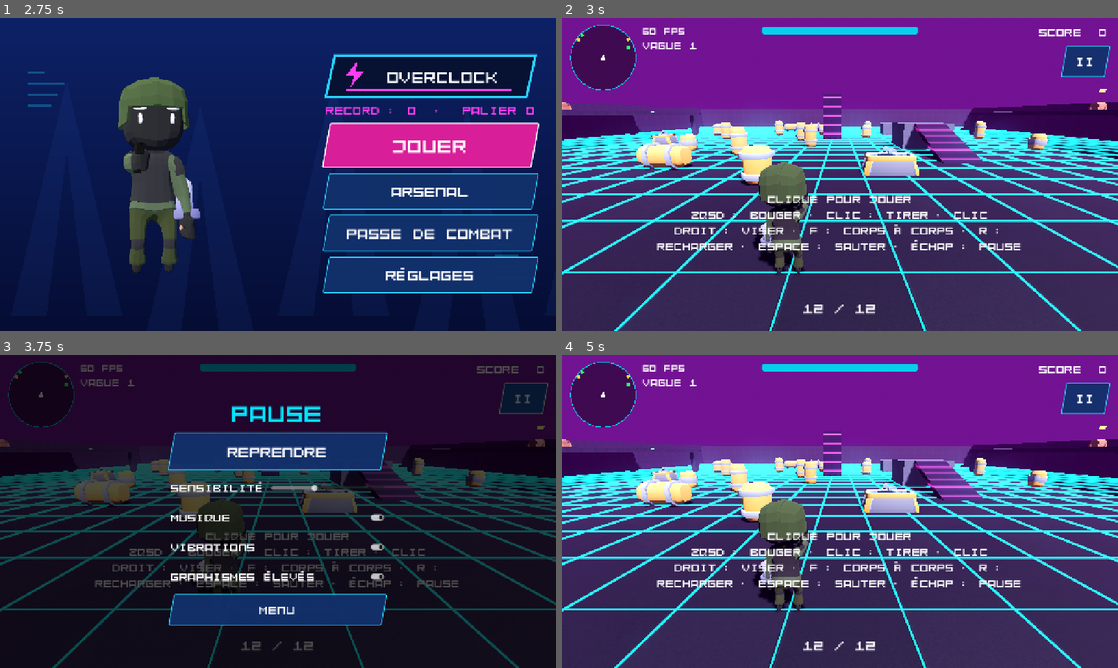
Above: before the commit, frames 1-4 (two rows, left to right).
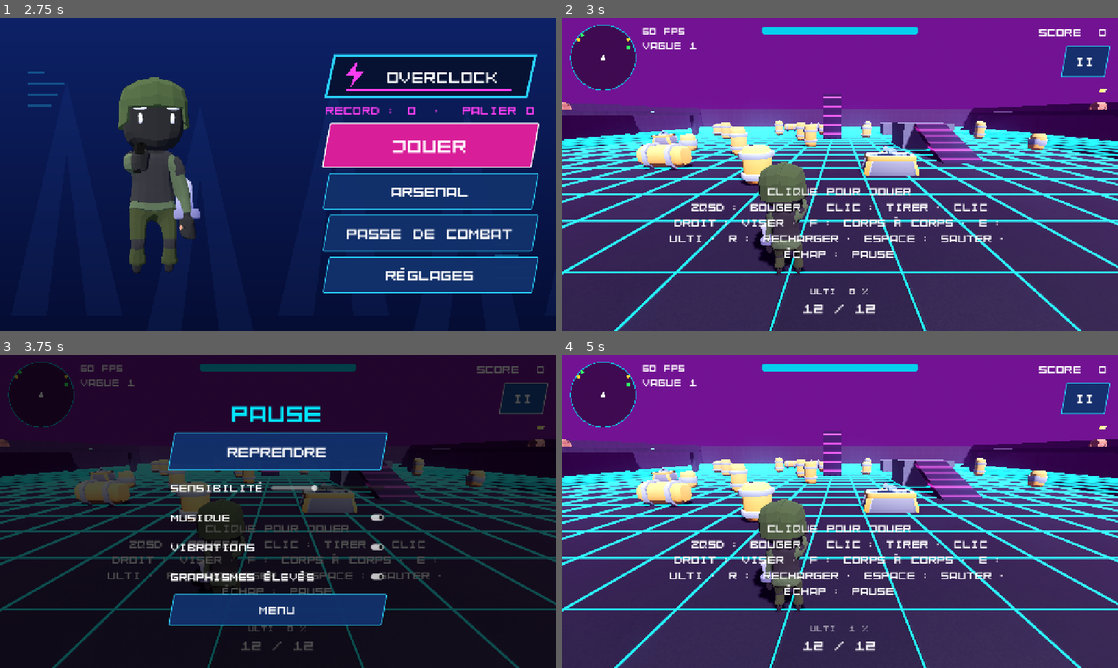
Above: after the commit, the same moments.

Repository: mariusortiz/overclock
Game: Godot game, scene res://scenes/loading.tscn
Same seed, same stepped clock (60 frames per second), same inputs: the game is played once before the commit and once after it.
Inputs (mouse positions are in pixels of both pictures, inside the frame that each line leads up to):
- Up to frame 1 (2.75 s): tap Enter at 0.5, 2 s; move the mouse to (400, 158) at 0.52 s; hold D (move_right) 0.53-1.25 s; tap F (melee) at 0.6, 2.1 s; click (400, 158) at 0.67 s; tap Space (jump) at 0.77, 1.25 s; tap E (ultimate, bound only after the commit) at 0.8, 2.3 s; drag from (166, 190) to (250, 237) at 1.27 s; move the mouse to (333, 105) at 2.02 s; hold D (move_right) from 2.03 s (still down)
- Up to frame 2 (3 s): release D (move_right) at 2.75 s; click "JOUER" at 2.75 s
- Up to frame 3 (3.75 s): click "II" at 3.5 s
- Up to frame 4 (5 s): click "REPRENDRE" at 4.25 s

Frame 1 is identical in both runs. In frame 2, 4.6% of the frame differs, in the area x 17-83%, y 54-89%; in frame 3, 3.4%; in frame 4, 4.6%.

Commit message:
Add one ultimate per character, with a charge gauge and an ULTI button
Co-Authored-By: Claude Fable 5.2 <noreply@anthropic.com>
Claude-Session: https://claude.ai/code/session_01TMrhLU8C9hMQ3DU14F1G1z

Diff:
--- a/project.godot
+++ b/project.godot
@@ -63,6 +63,10 @@
 "deadzone": 0.2,
 "events": [Object(InputEventKey,"resource_local_to_scene":false,"resource_name":"","device":-1,"window_id":0,"alt_press …(191 unchanged characters)…
 }
+ultimate={
+"deadzone": 0.2,
+"events": [Object(InputEventKey,"resource_local_to_scene":false,"resource_name":"","device":-1,"window_id":0,"alt_pressed":false,"shift_pressed":false,"ctrl_pressed":false,"meta_pressed":false,"pressed":false,"keycode":0,"physical_keycode":69,"key_label":0,"unicode":0,"location":0,"echo":false,"script":null)]
+}
 aim={
 "deadzone": 0.2,
 "events": []
--- a/scenes/armory.tscn
+++ b/scenes/armory.tscn
@@ -80,6 +80,7 @@
 theme_override_font_sizes/font_size = 32
 
 [node name="Status" type="Label" parent="Right/Box/Detail/Box"]
+autowrap_mode = 3
 theme_override_colors/font_color = Color(1, 0.24, 0.95, 1)
 theme_override_font_sizes/font_size = 20
 
--- a/scenes/hud.tscn
+++ b/scenes/hud.tscn
@@ -120,7 +120,7 @@
 grow_vertical = 2
 theme_override_font_sizes/font_size = 26
 text = "Clique pour jouer
-ZQSD : bouger · Clic : tirer · Clic droit : viser · F : corps à corps · R : recharger · Espace : sauter · Échap : pause"
+ZQSD : bouger · Clic : tirer · Clic droit : viser · F : corps à corps · E : ulti · R : recharger · Espace : sauter · Échap : pause"
 horizontal_alignment = 1
 vertical_alignment = 1
 autowrap_mode = 3
@@ -160,6 +160,22 @@
 theme_override_font_sizes/font_size = 26
 text = "SCORE  0"
 horizontal_alignment = 2
+
+[node name="UltimateLabel" type="Label" parent="."]
+anchors_preset = 7
+anchor_left = 0.5
+anchor_top = 1.0
+anchor_right = 0.5
+anchor_bottom = 1.0
+offset_left = -200.0
+offset_top = -104.0
+offset_right = 200.0
+offset_bottom = -76.0
+grow_horizontal = 2
+grow_vertical = 0
+theme_override_font_sizes/font_size = 20
+text = "ULTI  0 %"
+horizontal_alignment = 1
 
 [node name="AmmoLabel" type="Label" parent="."]
 anchors_preset = 7
--- a/scripts/armory.gd
+++ b/scripts/armory.gd
@@ -102,6 +102,9 @@
 		_detail_status.text = Loadout.unlock_text(_viewed)
 	else:
 		_detail_status.text = "Équipé"
+	if _viewed.has("ulti"):
+		var ulti: Dictionary = Ultimate.INFO[_viewed.ulti]
+		_detail_status.text += "\nULTI · %s : %s" % [ulti.name, ulti.text]
 	for bar in _detail_stats.get_children():
 		_detail_stats.remove_child(bar)
 		bar.queue_free()
--- a/scripts/boss.gd
+++ b/scripts/boss.gd
@@ -70,6 +70,11 @@
 
 
 ## Bosses are too heavy to be pushed around.
+## Bosses shake off a stun faster.
+func stun(seconds: float) -> void:
+	super(seconds * 0.4)
+
+
 func knockback(_direction: Vector3, _strength: float) -> void:
 	pass
 
--- /dev/null
+++ b/scripts/clone.gd
@@ -0,0 +1,72 @@
+class_name Clone
+extends Node3D
+## Glowing copy of the player's character (the ninja's ultimate). It stays at
+## the player's side and shoots the nearest enemy, then vanishes.
+
+const LIFETIME := 12.0
+const FIRE_INTERVAL := 0.35
+const RANGE := 25.0
+const DAMAGE := 1
+const FOLLOW_SPEED := 4.0
+const COLOR := Color(0.35, 0.9, 1.0)
+
+var player: Player
+## Where it stands, relative to the player.
+var offset := Vector3.ZERO
+
+var _age := 0.0
+var _cooldown := 0.0
+var _model: CharacterModel
+
+
+func _ready() -> void:
+	add_to_group("transient")
+	_model = Loadout.instantiate_character(Loadout.selected_character())
+	add_child(_model)
+	_model.tint(COLOR, 0.8)
+	_puff()
+
+
+func _physics_process(delta: float) -> void:
+	_age += delta
+	if _age >= LIFETIME or player.health <= 0:
+		_puff()
+		queue_free()
+		return
+
+	var goal := player.global_position + player.global_basis * offset
+	var step := global_position.lerp(goal, minf(FOLLOW_SPEED * delta, 1.0)) - global_position
+	global_position += step
+	if step.length() > 0.02:
+		_model.play(&"walk", false, Player.WALK_ANIMATION_SPEED)
+	else:
+		_model.play(&"aim")
+
+	var target := _nearest_enemy()
+	if target == null:
+		rotation.y = player.rotation.y
+		return
+	var to_target := target.global_position - global_position
+	rotation.y = atan2(-to_target.x, -to_target.z)
+	_cooldown -= delta
+	if _cooldown <= 0.0:
+		_cooldown = FIRE_INTERVAL
+		var aim: Vector3 = target.get_aim_position()
+		Effects.tracer(get_tree().current_scene, global_position + Vector3.UP * 1.2, aim, COLOR)
+		player.weapon.tag_kill(target)
+		target.take_damage(DAMAGE)
+
+
+func _nearest_enemy() -> Node3D:
+	var nearest: Node3D = null
+	var best := RANGE
+	for enemy: Node3D in get_tree().get_nodes_in_group("targets"):
+		var distance := global_position.distance_to(enemy.global_position)
+		if distance < best:
+			best = distance
+			nearest = enemy
+	return nearest
+
+
+func _puff() -> void:
+	Effects.burst(get_tree().current_scene, global_position + Vector3.UP, COLOR, 20)
--- a/scripts/effects.gd
+++ b/scripts/effects.gd
@@ -31,3 +31,23 @@
 	parent.add_child(particles)
 	particles.emitting = true
 	parent.get_tree().create_timer(2.5).timeout.connect(particles.queue_free)
+
+
+## A thin unshaded line from `from` to `to`, shown for a moment.
+static func tracer(parent: Node, from: Vector3, to: Vector3, color: Color) -> void:
+	if from.is_equal_approx(to):
+		return
+	var material := StandardMaterial3D.new()
+	material.shading_mode = BaseMaterial3D.SHADING_MODE_UNSHADED
+	material.albedo_color = color
+	var box := BoxMesh.new()
+	box.size = Vector3(0.05, 0.05, from.distance_to(to))
+	box.material = material
+	var line := MeshInstance3D.new()
+	line.mesh = box
+	parent.add_child(line)
+	# A vertical line cannot use the default up vector.
+	var direction := from.direction_to(to)
+	var up := Vector3.RIGHT if absf(direction.y) > 0.99 else Vector3.UP
+	line.look_at_from_position((from + to) * 0.5, to, up)
+	parent.get_tree().create_timer(0.12).timeout.connect(line.queue_free)
--- a/scripts/enemy.gd
+++ b/scripts/enemy.gd
@@ -57,6 +57,7 @@
 var _attack_animation := &"shoot"
 var _aim_animation := &"aim"
 var _stun_left := 0.0
+var _freeze_left := 0.0
 var _kill_style := &""
 var _kill_color := Color.WHITE
 var _tween: Tween
@@ -129,6 +130,11 @@
 	_stun_left = 0.35
 
 
+## Stops the enemy from moving and attacking for `seconds`.
+func stun(seconds: float) -> void:
+	_freeze_left = seconds
+
+
 ## Fire perk: takes `damage_per_tick` twice a second for a few seconds.
 func ignite(damage_per_tick: int) -> void:
 	_burn_left = BURN_DURATION
@@ -165,7 +171,8 @@
 
 	var wanted := Vector3.ZERO
 	var animation := &"idle"
-	if not _dead and _player and _player.health > 0:
+	_freeze_left -= delta
+	if not _dead and _freeze_left <= 0.0 and _player and _player.health > 0:
 		var to_player := _player.global_position - global_position
 		_face(to_player, delta)
 		var can_shoot := to_player.length() <= attack_range and _has_line_of_sight()
--- a/scripts/hud.gd
+++ b/scripts/hud.gd
@@ -9,6 +9,7 @@
 
 const BANNER_TIME := 2.5
 const FADE_TIME := 0.4
+const ULTIMATE_READY_COLOR := Color(1.0, 0.85, 0.2)
 
 var _is_touch := DisplayServer.is_touchscreen_available()
 var _game_over := false
@@ -26,6 +27,7 @@
 @onready var _wave_label: Label = $WaveLabel
 @onready var _score_label: Label = $ScoreLabel
 @onready var _ammo_label: Label = $AmmoLabel
+@onready var _ultimate_label: Label = $UltimateLabel
 @onready var _banner: Label = $Banner
 @onready var _game_over_screen: Control = $GameOver
 @onready var _end_title: Label = $GameOver/Center/Box/Title
@@ -96,6 +98,17 @@
 
 func set_ammo(current: int, magazine: int, reloading: bool) -> void:
 	_ammo_label.text = "RECHARGE…" if reloading else "%d / %d" % [current, magazine]
+
+
+## `ratio`: charge of the ultimate, from 0 to 1.
+func set_ultimate(ratio: float) -> void:
+	var is_ready := ratio >= 1.0
+	var text := "ULTI PRÊTE" if is_ready else "ULTI  %d %%" % floori(ratio * 100.0)
+	if is_ready and not _is_touch:
+		text += "  [E]"
+	if _ultimate_label.text != text:
+		_ultimate_label.text = text
+		_ultimate_label.modulate = ULTIMATE_READY_COLOR if is_ready else Color(1, 1, 1, 0.6)
 
 
 func set_score(score: int) -> void:
--- a/scripts/loadout.gd
+++ b/scripts/loadout.gd
@@ -6,19 +6,19 @@
 const CHARACTER_DIR := "res://assets/models/quaternius/characters/"
 
 const CHARACTERS := [
-	{"id": "soldier", "name": "Soldat", "model": "Soldier_Male.fbx"},
-	{"id": "cowboy", "name": "Cow-boy", "model": "Cowboy_Male.fbx"},
-	{"id": "soldier_female", "name": "Soldate", "model": "Soldier_Female.fbx"},
-	{"id": "ninja", "name": "Ninja", "model": "Ninja_Male.fbx"},
-	{"id": "pirate", "name": "Pirate", "model": "Pirate_Male.fbx"},
-	{"id": "knight", "name": "Chevalier", "model": "Knight_Male.fbx"},
-	{"id": "kimono", "name": "Samouraï", "model": "Kimono_Male.fbx"},
-	{"id": "viking", "name": "Viking", "model": "Viking_Male.fbx"},
-	{"id": "elf", "name": "Elfe", "model": "Elf.fbx"},
-	{"id": "cowgirl", "name": "Cow-girl", "model": "Cowboy_Female.fbx"},
-	{"id": "witch", "name": "Sorcière", "model": "Witch.fbx"},
-	{"id": "wizard", "name": "Magicien", "model": "Wizard.fbx"},
-	{"id": "golden_knight", "name": "Chevalier d'or", "model": "Knight_Golden_Male.fbx"},
+	{"id": "soldier", "ulti": &"airstrike", "name": "Soldat", "model": "Soldier_Male.fbx"},
+	{"id": "cowboy", "ulti": &"deadeye", "name": "Cow-boy", "model": "Cowboy_Male.fbx"},
+	{"id": "soldier_female", "ulti": &"overdrive", "name": "Soldate", "model": "Soldier_Female.fbx"},
+	{"id": "ninja", "ulti": &"clones", "name": "Ninja", "model": "Ninja_Male.fbx"},
+	{"id": "pirate", "ulti": &"broadside", "name": "Pirate", "model": "Pirate_Male.fbx"},
+	{"id": "knight", "ulti": &"rampart", "name": "Chevalier", "model": "Knight_Male.fbx"},
+	{"id": "kimono", "ulti": &"whirlwind", "name": "Samouraï", "model": "Kimono_Male.fbx"},
+	{"id": "viking", "ulti": &"rage", "name": "Viking", "model": "Viking_Male.fbx"},
+	{"id": "elf", "ulti": &"arrows", "name": "Elfe", "model": "Elf.fbx"},
+	{"id": "cowgirl", "ulti": &"dynamite", "name": "Cow-girl", "model": "Cowboy_Female.fbx"},
+	{"id": "witch", "ulti": &"curse", "name": "Sorcière", "model": "Witch.fbx"},
+	{"id": "wizard", "ulti": &"timestop", "name": "Magicien", "model": "Wizard.fbx"},
+	{"id": "golden_knight", "ulti": &"blessing", "name": "Chevalier d'or", "model": "Knight_Golden_Male.fbx"},
 ]
 
 ## Weapon skins are finishes: they keep the gun's shape. A skin with a pattern
--- a/scripts/main.gd
+++ b/scripts/main.gd
@@ -58,6 +58,9 @@
 	player.melee.hit_confirmed.connect(hud.reticle.show_hit)
 	player.weapon.ammo_changed.connect(hud.set_ammo)
 	player.weapon.equipped.connect(_on_weapon_equipped)
+	player.ultimate.charge_changed.connect(hud.set_ultimate)
+	player.ultimate.activated.connect(_on_weapon_equipped)
+	hud.set_ultimate(0.0)
 	player.health_changed.connect(hud.set_health)
 	player.damaged.connect(hud.flash_damage)
 	player.damaged.connect(_vibrate)
@@ -106,6 +109,10 @@
 		for enemy in get_tree().get_nodes_in_group("targets"):
 			player.weapon.tag_kill(enemy)
 			enemy.take_damage(9999)
+	elif event is InputEventKey and event.pressed and event.keycode == KEY_F6 \
+			and (OS.is_debug_build() or OS.has_feature("web")):
+		# Test shortcut (debug and web builds): charges the ultimate.
+		player.ultimate.add_charge(1.0)
 	elif event is InputEventKey and event.pressed and event.keycode == KEY_F7 \
 			and (OS.is_debug_build() or OS.has_feature("web")):
 		# Test shortcut (debug and web builds): drops a weapon crate.
@@ -183,8 +190,9 @@
 	hud.show_banner("CAISSE D'ARME EN APPROCHE")
 
 
-func _on_weapon_equipped(weapon_name: String) -> void:
-	hud.show_banner(weapon_name.to_upper())
+## Announces a gun taken in hand, or an ultimate.
+func _on_weapon_equipped(title: String) -> void:
+	hud.show_banner(title.to_upper())
 
 
 func _on_boss_spawned(boss: Boss) -> void:
--- a/scripts/player.gd
+++ b/scripts/player.gd
@@ -37,6 +37,7 @@
 
 @onready var weapon: Weapon = $Weapon
 @onready var melee: Melee = $Melee
+var ultimate := Ultimate.new()
 var _model: CharacterModel
 
 @onready var _model_pivot: Node3D = $ModelPivot
@@ -48,7 +49,10 @@
 func _ready() -> void:
 	add_to_group("player")
 	health = max_health
-	_model = Loadout.instantiate_character(Loadout.selected_character())
+	var character := Loadout.selected_character()
+	_model = Loadout.instantiate_character(character)
+	ultimate.setup(self, character.ulti)
+	add_child(ultimate)
 	_model_pivot.add_child(_model)
 	weapon.setup(Loadout.selected_weapon(), perks)
 	melee.setup(Loadout.selected_melee())
@@ -92,10 +96,11 @@
 ## Call when one of the player's shots or effects destroys a robot.
 func on_enemy_killed() -> void:
 	heal(Perk.LIFESTEAL_HEAL * perks.get(Perk.Type.LIFESTEAL, 0))
+	ultimate.add_charge(Ultimate.KILL_CHARGE)
 
 
 func take_damage(amount: int) -> void:
-	if health <= 0 or invulnerable:
+	if health <= 0 or invulnerable or ultimate.shielded:
 		return
 	if has_effect(PowerUp.Type.SHIELD):
 		amount = ceili(amount / 2.0)
@@ -174,6 +179,7 @@
 	set_process_unhandled_input(false)
 	weapon.set_physics_process(false)
 	melee.set_physics_process(false)
+	ultimate.set_physics_process(false)
 	_model.play(&"die")
 	died.emit()
 
--- a/scripts/touch_controls.gd
+++ b/scripts/touch_controls.gd
@@ -17,6 +17,7 @@
 	{"action": "fire", "label": "TIR", "radius": FIRE_RADIUS, "font_size": 30, "offset": Vector2.ZERO, "toggle": false},
 	{"action": "reload", "label": "RECH.", "radius": 52.0, "font_size": 20, "offset": Vector2(-153, 30), "toggle": false},
 	{"action": "melee", "label": "COUP", "radius": 52.0, "font_size": 20, "offset": Vector2(-140, -95), "toggle": false},
+	{"action": "ultimate", "label": "ULTI", "radius": 52.0, "font_size": 20, "offset": Vector2(-275, 75), "toggle": false},
 	{"action": "aim", "label": "VISER", "radius": 52.0, "font_size": 20, "offset": Vector2(-265, -40), "toggle": true},
 ]
 
--- /dev/null
+++ b/scripts/ultimate.gd
@@ -0,0 +1,155 @@
+class_name Ultimate
+extends Node
+## The character's ultimate ability. It charges with kills (and slowly over
+## time), then the "ultimate" action triggers it. Each character has its own.
+
+signal charge_changed(ratio: float)
+signal activated(ultimate_name: String)
+
+const KILL_CHARGE := 0.1
+## Charge per second without killing anything.
+const PASSIVE_CHARGE := 1.0 / 120.0
+const ROCKET_SCENE := preload("res://scenes/rocket.tscn")
+const COLOR := Color(1.0, 0.85, 0.2)
+
+## What each ultimate is called and does (shown in the armory). The keys are
+## the "ulti" of Loadout.CHARACTERS.
+const INFO := {
+	&"airstrike": {"name": "Frappe aérienne", "text": "Bombarde les 5 ennemis les plus proches"},
+	&"deadeye": {"name": "Duel", "text": "Tire d'un coup sur les 6 ennemis les plus proches"},
+	&"overdrive": {"name": "Surrégime", "text": "8 s de tir deux fois plus rapide, sans recharger"},
+	&"clones": {"name": "Clones", "text": "Deux clones se battent à tes côtés pendant 12 s"},
+	&"broadside": {"name": "Bordée", "text": "Tire 8 roquettes tout autour de toi"},
+	&"rampart": {"name": "Rempart", "text": "Invulnérable pendant 6 s"},
+	&"whirlwind": {"name": "Tourbillon", "text": "Tranche tous les ennemis à moins de 5 m"},
+	&"rage": {"name": "Rage", "text": "Soin, puissance et vitesse"},
+	&"arrows": {"name": "Volée de flèches", "text": "Touche tous les ennemis de l'arène"},
+	&"dynamite": {"name": "Dynamite", "text": "Explosion de 9 m qui repousse les ennemis"},
+	&"curse": {"name": "Malédiction", "text": "Tous les ennemis brûlent et sont ralentis"},
+	&"timestop": {"name": "Arrêt du temps", "text": "Fige tous les ennemis pendant 5 s"},
+	&"blessing": {"name": "Bénédiction", "text": "Soin complet, bouclier et régénération"},
+}
+
+var charge := 0.0
+## True while the player cannot be hurt (Rempart).
+var shielded := false
+
+var _player: Player
+var _kind := &""
+## Seconds left of a timed ultimate.
+var _time_left := 0.0
+
+
+func setup(player: Player, kind: StringName) -> void:
+	_player = player
+	_kind = kind
+
+
+func add_charge(amount: float) -> void:
+	charge = minf(charge + amount, 1.0)
+	charge_changed.emit(charge)
+
+
+func _physics_process(delta: float) -> void:
+	if _time_left > 0.0:
+		_time_left -= delta
+		if _time_left <= 0.0:
+			_end()
+	elif charge < 1.0:
+		add_charge(PASSIVE_CHARGE * delta)
+	if Input.is_action_just_pressed("ultimate") and charge >= 1.0 and _player.health > 0:
+		_activate()
+
+
+func _activate() -> void:
+	charge = 0.0
+	charge_changed.emit(charge)
+	activated.emit(INFO[_kind].name)
+	var scene := get_tree().current_scene
+	var center := _player.get_aim_position()
+	Effects.burst(scene, center, COLOR, 30)
+	match _kind:
+		&"airstrike":
+			var targets := _nearest(5)
+			for i in targets.size():
+				var at: Vector3 = targets[i].global_position
+				get_tree().create_timer(0.4 + 0.25 * i, false).timeout.connect(_blast.bind(at, 4.0, 10))
+		&"deadeye":
+			for enemy in _nearest(6):
+				Effects.tracer(scene, center, enemy.get_aim_position(), COLOR)
+				_hit(enemy, 12)
+		&"overdrive":
+			_player.weapon.overdrive = true
+			_time_left = 8.0
+		&"clones":
+			for side: float in [-1.0, 1.0]:
+				var clone := Clone.new()
+				clone.player = _player
+				clone.offset = Vector3(side * 2.0, 0, 0.5)
+				clone.position = _player.global_position
+				scene.add_child(clone)
+		&"broadside":
+			for i in 8:
+				var rocket: Rocket = ROCKET_SCENE.instantiate()
+				rocket.direction = Vector3.FORWARD.rotated(Vector3.UP, TAU * i / 8.0)
+				rocket.position = center + rocket.direction
+				rocket.exploded.connect(_blast.bind(4.0, 10))
+				scene.add_child(rocket)
+		&"rampart":
+			shielded = true
+			_time_left = 6.0
+		&"whirlwind":
+			_blast(center, 5.0, 30)
+		&"rage":
+			_player.heal(30)
+			_player.apply_power_up(PowerUp.Type.POWER)
+			_player.apply_power_up(PowerUp.Type.SPEED)
+		&"arrows":
+			for enemy: Node3D in get_tree().get_nodes_in_group("targets"):
+				var target: Vector3 = enemy.get_aim_position()
+				Effects.tracer(scene, target + Vector3(0, 20, 0), target, COLOR)
+				_hit(enemy, 8)
+		&"dynamite":
+			for enemy: Node3D in get_tree().get_nodes_in_group("targets"):
+				var away := enemy.global_position - _player.global_position
+				if away.length() <= 9.0:
+					enemy.knockback(away.normalized(), 14.0)
+			_blast(center, 9.0, 12)
+		&"curse":
+			for enemy: Node3D in get_tree().get_nodes_in_group("targets"):
+				enemy.ignite(2)
+				enemy.chill(3)
+		&"timestop":
+			for enemy: Node3D in get_tree().get_nodes_in_group("targets"):
+				enemy.stun(5.0)
+		&"blessing":
+			_player.heal(_player.max_health)
+			_player.apply_power_up(PowerUp.Type.SHIELD)
+			_player.apply_power_up(PowerUp.Type.REGEN)
+
+
+func _end() -> void:
+	shielded = false
+	_player.weapon.overdrive = false
+
+
+## The `count` enemies closest to the player.
+func _nearest(count: int) -> Array:
+	var enemies := get_tree().get_nodes_in_group("targets")
+	var origin := _player.global_position
+	enemies.sort_custom(func(a: Node3D, b: Node3D) -> bool:
+		return origin.distance_squared_to(a.global_position) < origin.distance_squared_to(b.global_position))
+	return enemies.slice(0, count)
+
+
+## Explosion hurting every enemy within `radius` of `at`.
+func _blast(at: Vector3, radius: float, damage: int) -> void:
+	Effects.burst(get_tree().current_scene, at, COLOR, 40)
+	for enemy: Node3D in get_tree().get_nodes_in_group("targets"):
+		if at.distance_to(enemy.get_aim_position()) <= radius:
+			_hit(enemy, damage)
+
+
+func _hit(enemy: Node3D, damage: int) -> void:
+	_player.weapon.tag_kill(enemy)
+	enemy.take_damage(damage)
--- a/scripts/weapon.gd
+++ b/scripts/weapon.gd
@@ -36,6 +36,8 @@
 var perks := {}
 ## The Loadout.WEAPONS entry in hand.
 var current_data := {}
+## Ultimate: fires twice as fast without using ammo.
+var overdrive := false
 ## When set, the gun is held in this character's right hand.
 var holder: CharacterModel
 
@@ -148,6 +150,8 @@
 
 func _fire() -> void:
 	_cooldown = 1.0 / (fire_rate * (1.0 + Perk.RAPID_FIRE_BONUS * _level(Perk.Type.RAPID_FIRE)))
+	if overdrive:
+		_cooldown *= 0.5
 	var camera := get_viewport().get_camera_3d()
 	var origin := camera.global_position
 	var direction := -camera.global_basis.z
@@ -180,6 +184,8 @@
 	_shot_sound.pitch_scale = randf_range(0.94, 1.06)
 	_shot_sound.play()
 
+	if overdrive:
+		return
 	ammo -= 1
 	ammo_changed.emit(ammo, get_magazine_size(), false)
 	if ammo == 0:
